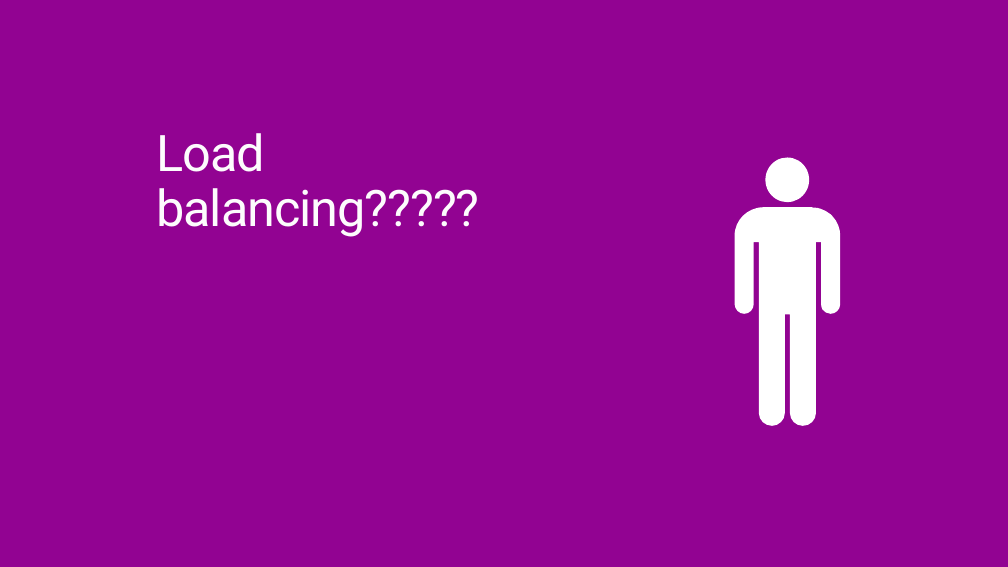
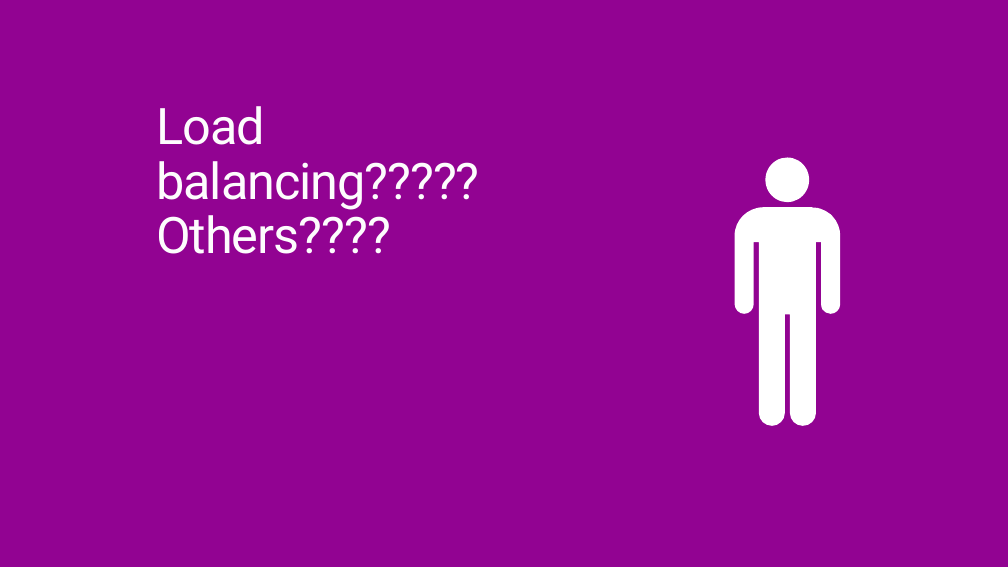
Before and after one commit to robdmoore/AzureWebAppsPresentation, a slide deck: slide 40 of Presentation.pptx (slide 26 before the commit). Drawn at 1008x567 pixels with LibreOffice and Linux fonts; fonts in the diff are those of the drawing. Boxes give left, top, right and bottom in pixels: in the first picture for what was removed or moved away, otherwise in the second. Text is boxed around its words. In the diff, an @@ line names an element or a change of style, - is before the commit and + after.

Commit message:
Updated presentation

```diff
--- a/Presentation.pptx
+++ b/Presentation.pptx
@@ title at box(156, 106, 479, 254): text changed @@
-Load balancing?????
+Load balancing?????
+Others????
```
Also in this commit, not shown: 1 other slide changed, 18 slides added, 5 slides removed.
